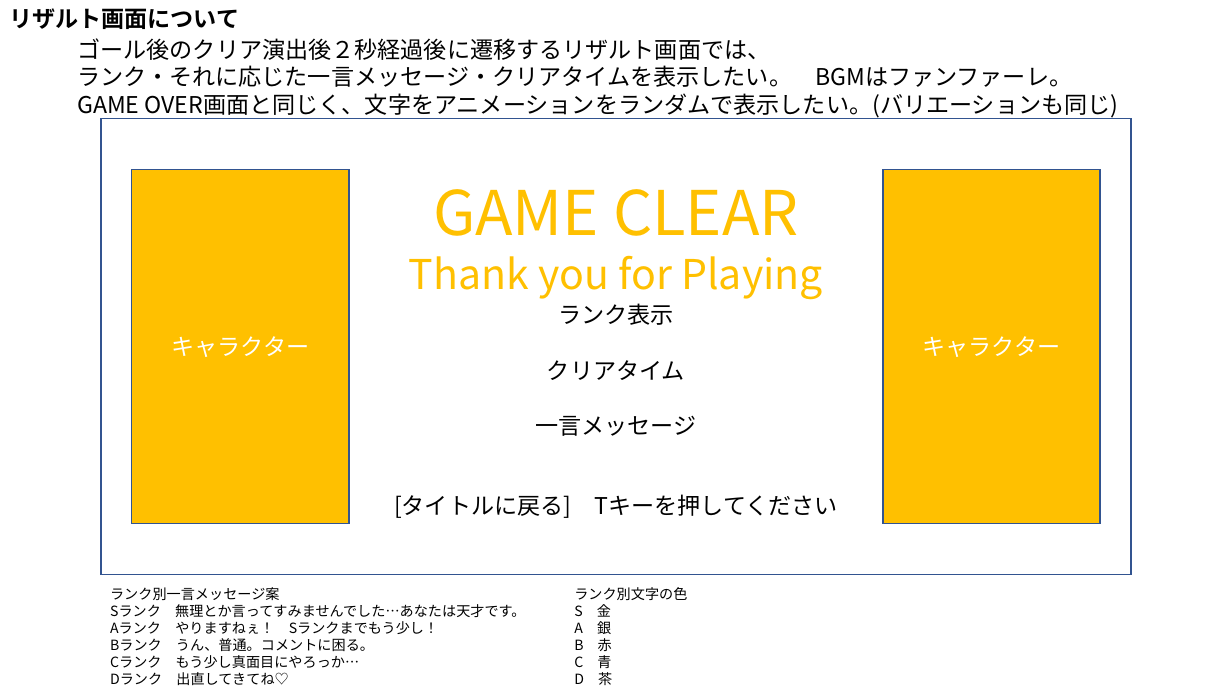
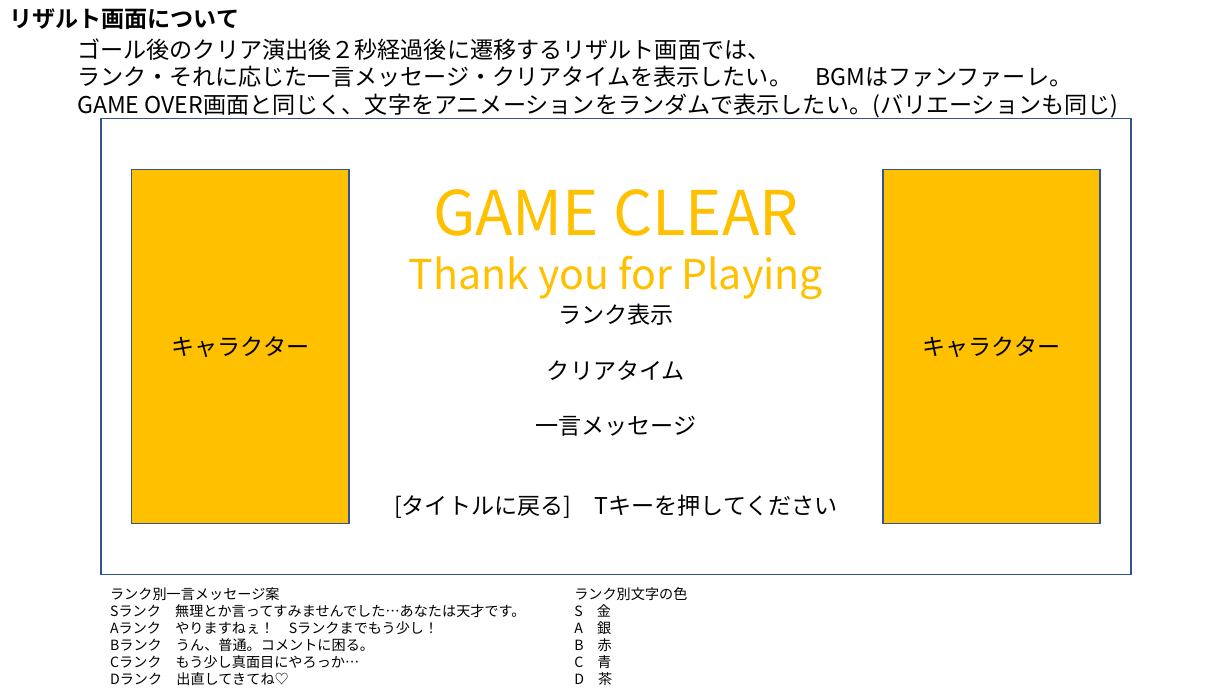
Before and after one commit to Cucumberrole/OmaenihaMuri_C2, a slide deck: slide 8 of Document/新規トラップ案 1.pptx. Drawn at 1232x693 pixels with LibreOffice and Linux fonts; fonts in the diff are those of the drawing. Boxes give left, top, right and bottom in pixels: in the first picture for what was removed or moved away, otherwise in the second. Text is boxed around its words. In the diff, an @@ line names an element or a change of style, - is before the commit and + after.

```diff
--- a/Document/新規トラップ案 1.pptx
+++ b/Document/新規トラップ案 1.pptx
@@ rectangle "キャラクター" at (132,169,349,523): text colour #FFFFFF to #000000 @@
@@ rectangle "キャラクター" at (884,169,1101,523): text colour #FFFFFF to #000000 @@
```
Also in this commit, not shown: 6 other files.
